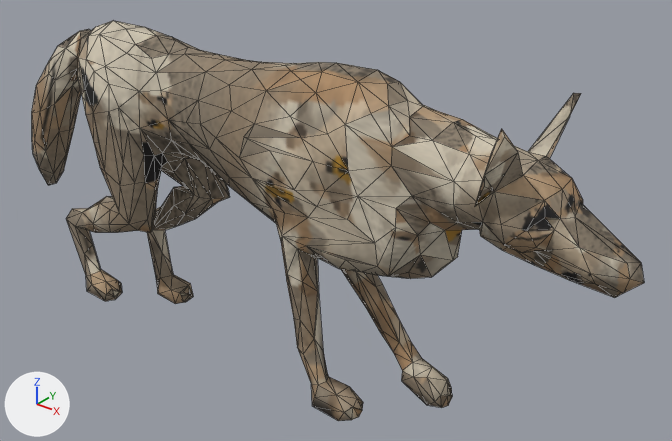
Two versions of the glTF model assets_src/canids/wolf_stalk_lod1.glb, one commit apart.
The view is the same before and after, from a camera (50 mm lens) standing at (0.978, -0.997, 0.931) and looking at (0.128, 0.067, 0.272). The axes (+X, +Y, +Z) are drawn at lower left. The lights are the same throughout. The first picture is the older version. Mesh edges are drawn as thin lines. Where no turn or scale is listed for an object, it has been applied to the vertices. Vertices at exactly the same position are counted once.

Names of what the first picture shows: 'wolf_stalk_lod1_mesh'.
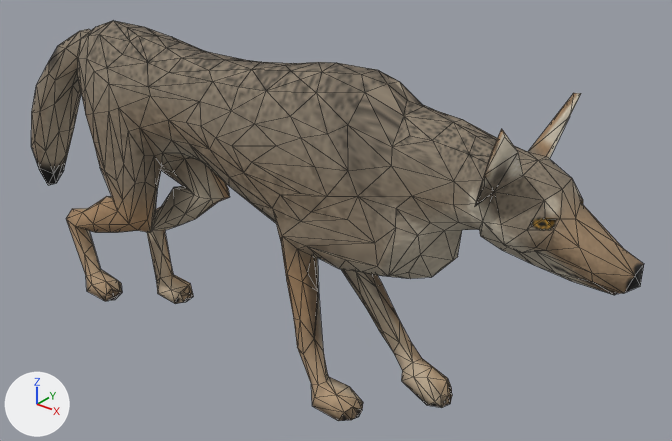
Where the change shows, as pixel boxes (x1, y1, x2, y2) in the pictures (672 x 441 px; the box of a moved part takes in the faces that stretch with it):
'wolf_stalk_lod1_mesh', reshaped
    before: (32, 21, 644, 421)
    after: (31, 21, 644, 421)
part 1 of me_wolf_stalk_lod1_mesh, moved or reshaped
    before: (32, 21, 644, 298)
    after: (31, 21, 644, 295)
part 2 of me_wolf_stalk_lod1_mesh, moved or reshaped
    before: (442, 394, 452, 408)
    after: (442, 394, 452, 407)
part 3 of me_wolf_stalk_lod1_mesh, surface changed
    both: (32, 21, 590, 421)

The change, as a list of edits to the scene's bpy script:
```text
Change me_wolf_stalk_lod1_mesh:
    used by ob_wolf_stalk_lod1_mesh; location = (0.0, 0.0, 0.0)
    remove me_wolf_stalk_lod1_mesh.from_pydata(...)  # 650 vertices, 1300 faces; spans x -0.579..0.656, y -0.1..0.102, z 0.0..0.563
    add me_wolf_stalk_lod1_mesh.from_pydata(...)  # 650 vertices, 1300 faces; spans x -0.579..0.651, y -0.1..0.102, z 0.0..0.563
    me_wolf_stalk_lod1_mesh part 1
    71 vertices are removed from x -0.565..0.656, y -0.074..0.075, z 0.215..0.55
    259 faces are deleted
    18 vertices move from x -0.318..0.6, y -0.071..0.075, z 0.369..0.534 to x -0.318..0.602, y -0.073..0.075, z 0.369..0.532
    72 vertices are added at x -0.563..0.651, y -0.075..0.074, z 0.221..0.557
    261 new faces join them
    me_wolf_stalk_lod1_mesh part 2
    2 vertices are removed from x 0.373..0.374, y 0.041..0.05, z 0.035..0.046
    10 faces are deleted
    1 vertex is added at (0.374, 0.045, 0.036)
    8 new faces join them
    me_wolf_stalk_lod1_mesh part 3: 1030 kept faces spanning x -0.579..0.602, y -0.1..0.102, z 0.0..0.563 get new texture (UV) coordinates
```
